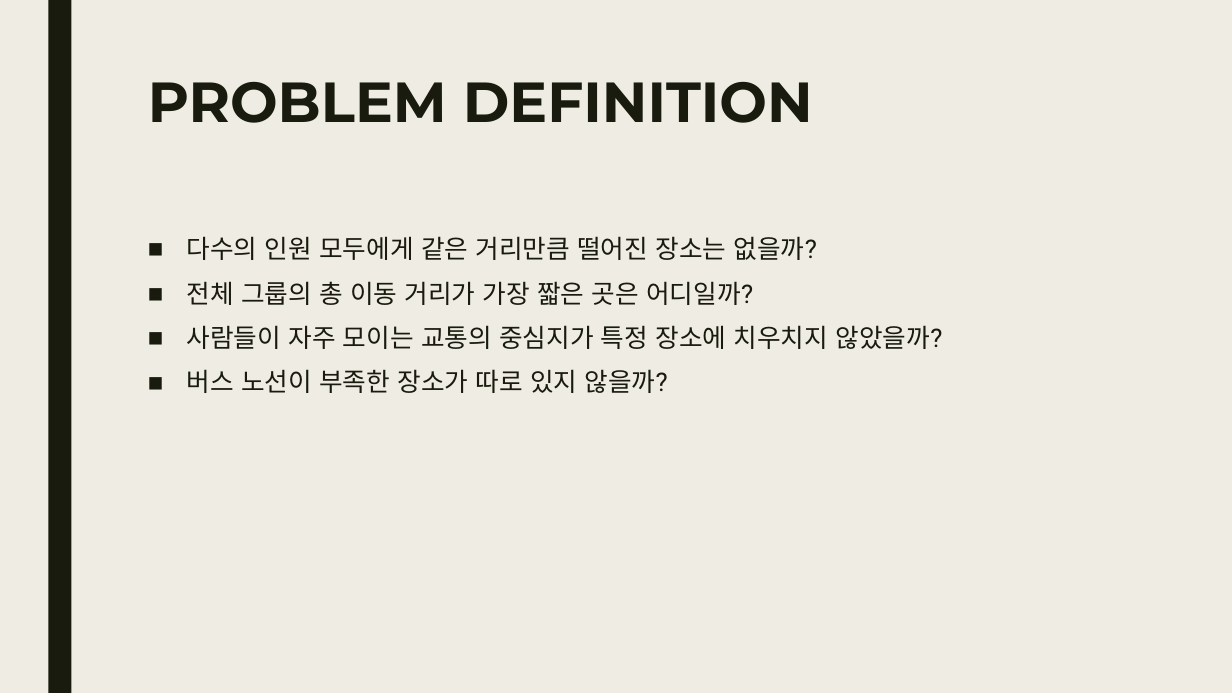
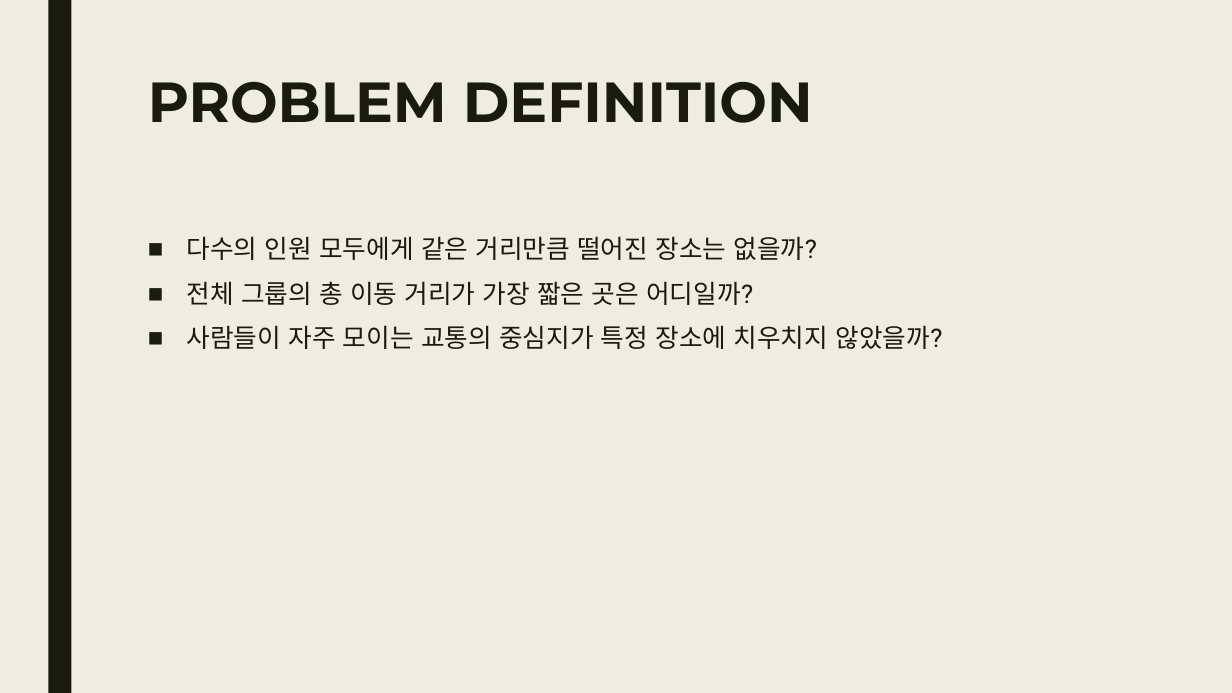
Before and after one commit to comnamu18/SeoulBus, a slide deck: slide 3 of 발표자료/2주차/자구설_1주차_V0.05.pptx. Drawn at 1232x693 pixels with LibreOffice and Linux fonts; fonts in the diff are those of the drawing. Boxes give left, top, right and bottom in pixels: in the first picture for what was removed or moved away, otherwise in the second. Text is boxed around its words. In the diff, an @@ line names an element or a change of style, - is before the commit and + after.

Commit message:
2nd Week PPT
2주차 발표자료 업로드합니다.

```diff
--- a/발표자료/2주차/자구설_1주차_V0.05.pptx
+++ b/발표자료/2주차/자구설_1주차_V0.05.pptx
@@ text at (187, 369, 667, 393): paragraph removed @@
-■ 버스 노선이 부족한 장소가 따로 있지 않을까?
```
Also in this commit, not shown: 1 other file.
